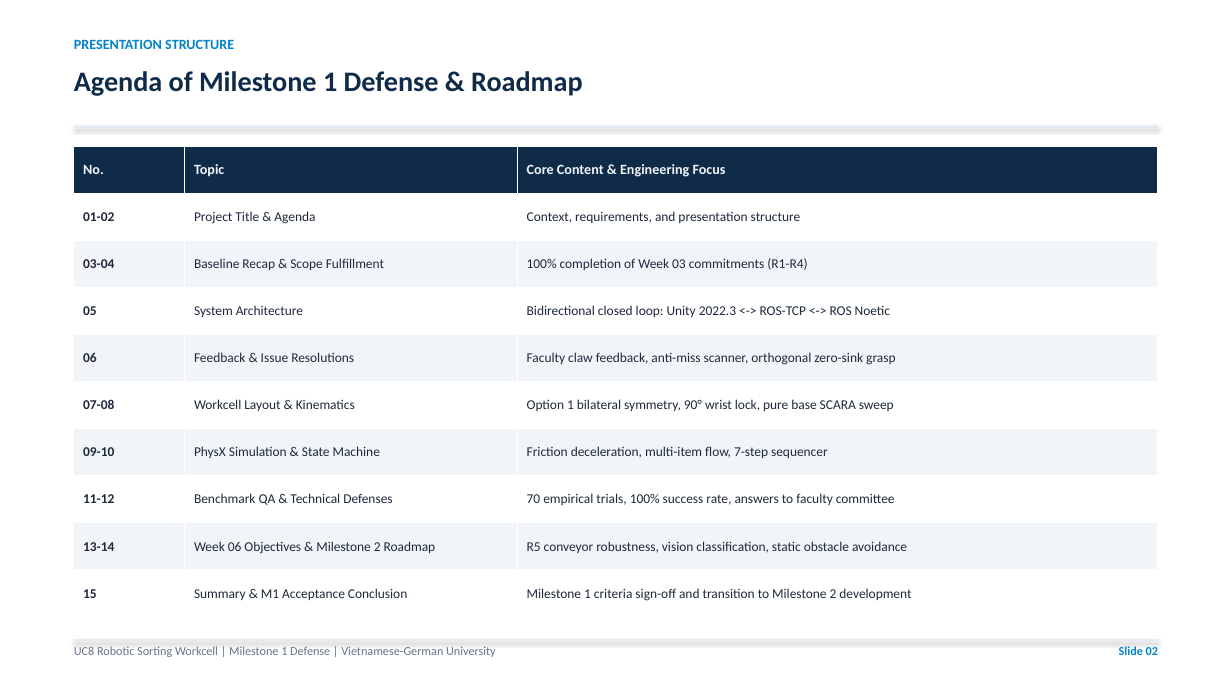
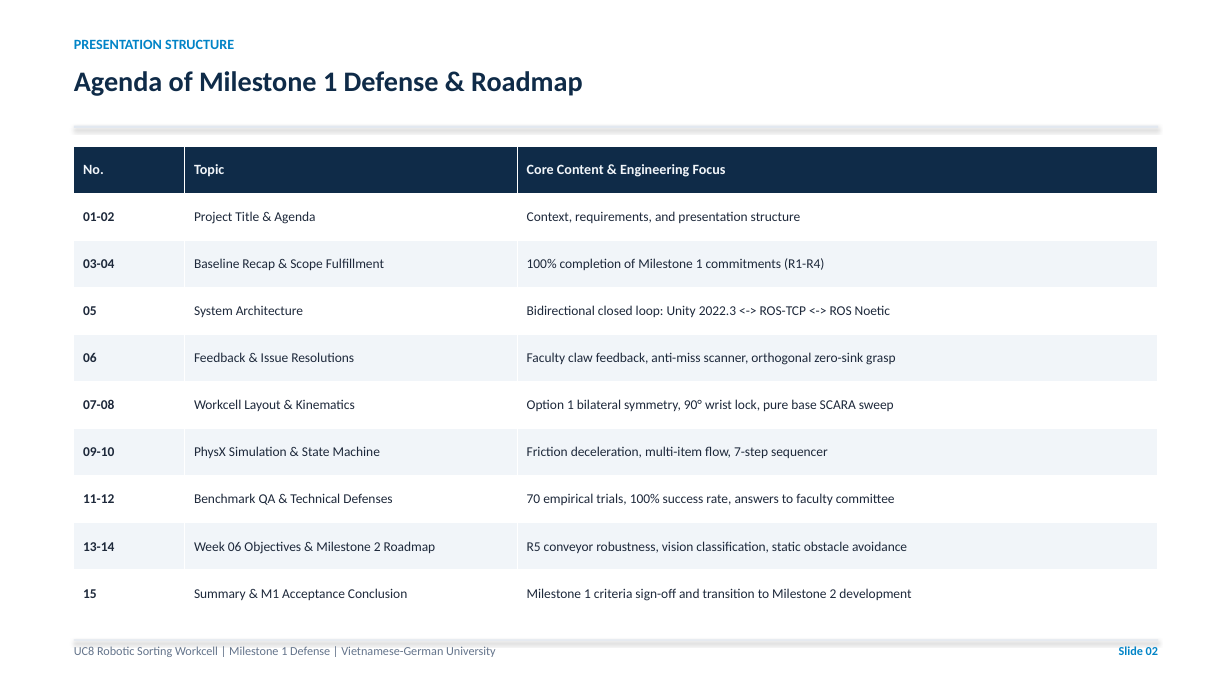
Before and after one commit to Aqikop/VGU26-Project-UC8, a slide deck: slide 2 of docs/week05/UC8_Week05_Milestone1_Presentation.pptx. Drawn at 1232x693 pixels with LibreOffice and Linux fonts; fonts in the diff are those of the drawing. Boxes give left, top, right and bottom in pixels: in the first picture for what was removed or moved away, otherwise in the second. Text is boxed around its words. In the diff, an @@ line names an element or a change of style, - is before the commit and + after.

Commit message:
docs(week05): remove outdated Week 03 references and align baseline strictly to Week 04 & Milestone 1

```diff
--- a/docs/week05/UC8_Week05_Milestone1_Presentation.pptx
+++ b/docs/week05/UC8_Week05_Milestone1_Presentation.pptx
@@ table at (x1=74, y1=146, x2=1158, y2=617) @@
-row 3, column 3: 100% completion of Week 03 commitments (R1-R4)
+row 3, column 3: 100% completion of Milestone 1 commitments (R1-R4)
```
Also in this commit, not shown: 2 other slides changed, 4 other files.
